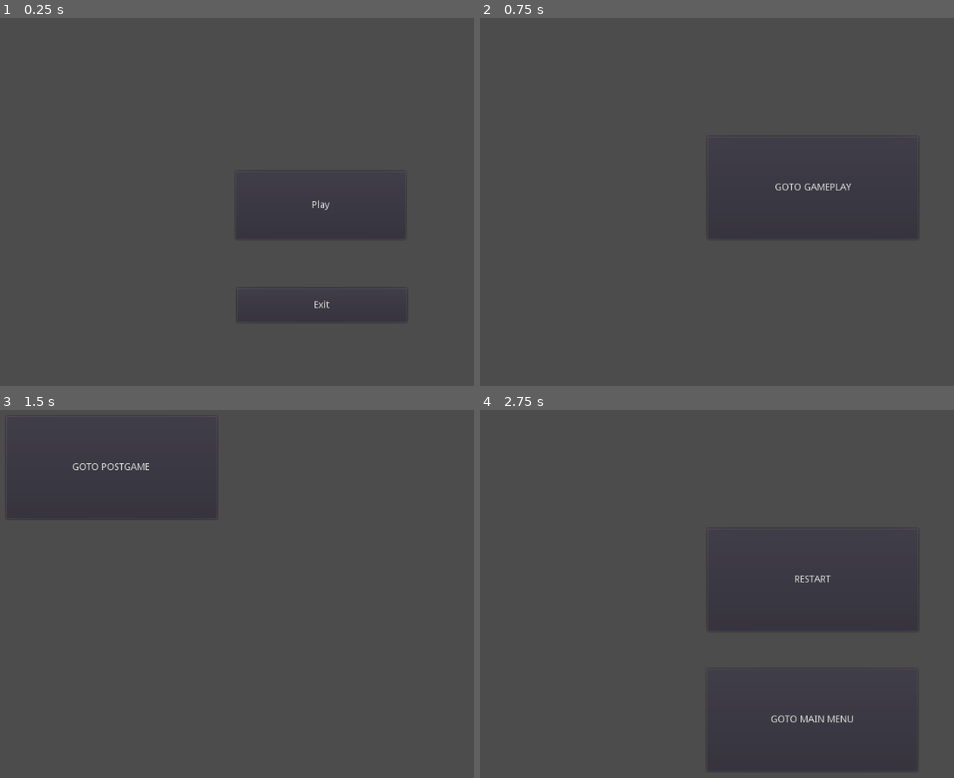
Above: before the commit, frames 1-4 (two rows, left to right).
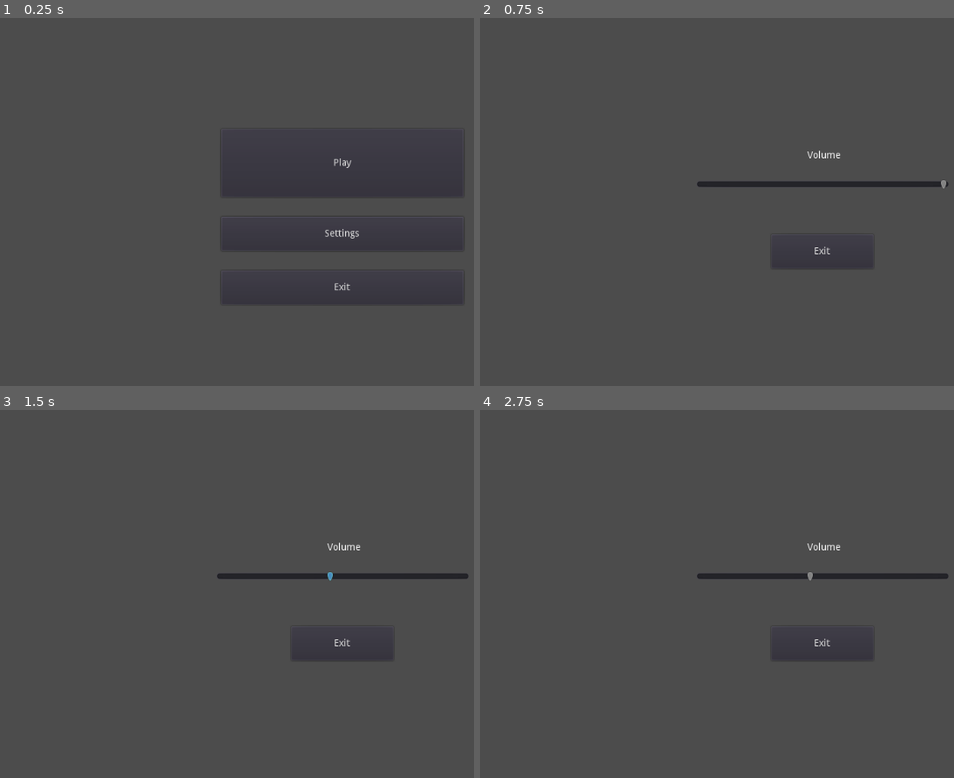
Above: after the commit, the same moments.

Repository: stranker/WizardAndCookies_Godot
Game: Godot game, scene res://Scenes/MainMenu.tscn
Same seed, same stepped clock (60 frames per second), same inputs: the game is played once before the commit and once after it.
Inputs (mouse positions are in pixels of both pictures, inside the frame that each line leads up to):
- Up to frame 1 (0.25 s): no input
- Up to frame 2 (0.75 s): click (821, 235) at 0.5 s, where only the run after the commit has a clickable "Settings"
- Up to frame 3 (1.5 s): click (331, 579) at 1.25 s, where only the run before the commit has a clickable "GOTO GAMEPLAY"
- Up to frame 4 (2.75 s): click (593, 468) at 2 s, where only the run before the commit has a clickable "GOTO POSTGAME"

The runs differ from the first frame. In frame 1, 0.5% of the frame differs, in the area x 49-96%, y 38-83%; in frame 2, 1.0%; in frame 3, 1.3%, in the area x 3-99%, y 14-68%; in frame 4, 1.2%.

Commit message:
Add Vbox Containers in main menu & Settings sliders

Diff:
--- /dev/null
+++ b/Objects/VolumeSlider.gd
@@ -0,0 +1,12 @@
+extends HSlider
+
+export var audio_bus_name := "Master"
+onready var _bus := AudioServer.get_bus_index(audio_bus_name)
+
+func _ready() -> void:
+	value = db2linear(AudioServer.get_bus_volume_db(_bus))
+	pass
+
+func _on_VolumeSlider_value_changed(value):
+	AudioServer.set_bus_volume_db(_bus, linear2db(value))
+	pass
--- a/Scenes/MainMenu.gd
+++ b/Scenes/MainMenu.gd
@@ -1,16 +1,8 @@
 extends Control
 
 onready var SceneManager = get_node("/root/SceneManager")
-
-# Called when the node enters the scene tree for the first time.
-func _ready():
-	pass # Replace with function body.
-
-
-# Called every frame. 'delta' is the elapsed time since the previous frame.
-#func _process(delta):
-#	pass
-
+onready var MainMenuPanel = $MarginContainer/MainMenuPanel
+onready var SettingsPanel = $MarginContainer/SettingsPanel
 
 func _on_PlayBtn_pressed():
 	SceneManager.change_scene(SceneManager.SCENES.CHARACTER_SELECTION)
@@ -19,3 +11,15 @@
 func _on_ExitBtn_pressed():
 	get_tree().quit()
 	pass # Replace with function body.
+
+
+func _on_SettingsBtn_pressed():
+	MainMenuPanel.visible = false
+	SettingsPanel.visible = true
+	pass # Replace with function body.
+
+
+func _on_SettingsExitBtn_pressed():
+	MainMenuPanel.visible = true
+	SettingsPanel.visible = false
+	pass # Replace with function body.
--- a/Scenes/MainMenu.tscn
+++ b/Scenes/MainMenu.tscn
@@ -1,6 +1,7 @@
-[gd_scene load_steps=2 format=2]
+[gd_scene load_steps=3 format=2]
 
 [ext_resource path="res://Scenes/MainMenu.gd" type="Script" id=1]
+[ext_resource path="res://Objects/VolumeSlider.gd" type="Script" id=2]
 
 [node name="Control" type="Control"]
 anchor_right = 1.0
@@ -10,28 +11,135 @@
 "_edit_use_anchors_": false
 }
 
-[node name="PlayBtn" type="Button" parent="."]
-anchor_left = 0.347
-anchor_top = 0.388
-anchor_right = 0.591
-anchor_bottom = 0.555
-margin_left = -0.328003
-margin_top = 0.199997
-margin_right = -0.184021
+[node name="MarginContainer" type="MarginContainer" parent="."]
+anchor_right = 1.0
+anchor_bottom = 1.0
+custom_constants/margin_right = 120
+custom_constants/margin_top = 80
+custom_constants/margin_left = 120
+custom_constants/margin_bottom = 80
+__meta__ = {
+"_edit_use_anchors_": false
+}
+
+[node name="MainMenuPanel" type="Control" parent="MarginContainer"]
+margin_left = 120.0
+margin_top = 80.0
+margin_right = 904.0
+margin_bottom = 520.0
+__meta__ = {
+"_edit_use_anchors_": false
+}
+
+[node name="VBoxContainer" type="VBoxContainer" parent="MarginContainer/MainMenuPanel"]
+anchor_left = 0.5
+anchor_top = 0.5
+anchor_right = 0.5
+anchor_bottom = 0.5
+margin_left = -178.0
+margin_top = -203.5
+margin_right = 178.0
+margin_bottom = 203.5
+custom_constants/separation = 29
+alignment = 1
+__meta__ = {
+"_edit_use_anchors_": false
+}
+
+[node name="PlayBtn" type="Button" parent="MarginContainer/MainMenuPanel/VBoxContainer"]
+margin_top = 74.0
+margin_right = 356.0
+margin_bottom = 174.0
+rect_min_size = Vector2( 0, 100 )
 text = "Play"
 __meta__ = {
 "_edit_use_anchors_": false
 }
 
-[node name="ExitBtn" type="Button" parent="."]
-anchor_left = 0.349
-anchor_top = 0.675
-anchor_right = 0.593
-anchor_bottom = 0.758
-margin_left = -0.376007
-margin_right = -0.232056
-margin_bottom = 0.199982
+[node name="SettingsBtn" type="Button" parent="MarginContainer/MainMenuPanel/VBoxContainer"]
+margin_top = 203.0
+margin_right = 356.0
+margin_bottom = 253.0
+rect_min_size = Vector2( 0, 50 )
+size_flags_vertical = 0
+text = "Settings"
+__meta__ = {
+"_edit_use_anchors_": false
+}
+
+[node name="ExitBtn" type="Button" parent="MarginContainer/MainMenuPanel/VBoxContainer"]
+margin_top = 282.0
+margin_right = 356.0
+margin_bottom = 332.0
+rect_min_size = Vector2( 356, 50 )
 text = "Exit"
+__meta__ = {
+"_edit_use_anchors_": false
+}
 
-[connection signal="pressed" from="PlayBtn" to="." method="_on_PlayBtn_pressed"]
-[connection signal="pressed" from="ExitBtn" to="." method="_on_ExitBtn_pressed"]
+[node name="SettingsPanel" type="Control" parent="MarginContainer"]
+visible = false
+margin_left = 120.0
+margin_top = 80.0
+margin_right = 904.0
+margin_bottom = 520.0
+
+[node name="VBoxContainer" type="VBoxContainer" parent="MarginContainer/SettingsPanel"]
+anchor_left = 0.5
+anchor_top = 0.5
+anchor_right = 0.5
+anchor_bottom = 0.5
+margin_left = -185.5
+margin_top = -56.5
+margin_right = 185.5
+margin_bottom = 56.5
+custom_constants/separation = 66
+__meta__ = {
+"_edit_use_anchors_": false
+}
+
+[node name="VolumeSlider" type="HSlider" parent="MarginContainer/SettingsPanel/VBoxContainer"]
+margin_right = 371.0
+margin_bottom = 16.0
+max_value = 1.0
+step = 0.05
+script = ExtResource( 2 )
+
+[node name="Label" type="Label" parent="MarginContainer/SettingsPanel/VBoxContainer/VolumeSlider"]
+anchor_left = 0.5
+anchor_right = 0.5
+margin_left = -86.0
+margin_top = -40.5
+margin_right = 90.0
+margin_bottom = -21.5
+rect_pivot_offset = Vector2( 1057, -227 )
+text = "Volume"
+align = 1
+__meta__ = {
+"_edit_use_anchors_": false
+}
+
+[node name="HBoxContainer" type="HBoxContainer" parent="MarginContainer/SettingsPanel/VBoxContainer"]
+margin_top = 82.0
+margin_right = 371.0
+margin_bottom = 132.0
+alignment = 1
+
+[node name="SettingsExitBtn" type="Button" parent="MarginContainer/SettingsPanel/VBoxContainer/HBoxContainer"]
+margin_left = 110.0
+margin_right = 260.0
+margin_bottom = 50.0
+rect_min_size = Vector2( 150, 50 )
+size_flags_horizontal = 0
+size_flags_vertical = 0
+text = "Exit"
+__meta__ = {
+"_edit_use_anchors_": false
+}
+
+[connection signal="pressed" from="MarginContainer/MainMenuPanel/VBoxContainer/PlayBtn" to="." method="_on_PlayBtn_pressed"]
+[connection signal="pressed" from="MarginContainer/MainMenuPanel/VBoxContainer/SettingsBtn" to="." method="_on_SettingsBtn_pressed"]
+[connection signal="pressed" from="MarginContainer/MainMenuPanel/VBoxContainer/ExitBtn" to="." method="_on_ExitBtn_pressed"]
+[connection signal="mouse_exited" from="MarginContainer/SettingsPanel/VBoxContainer/VolumeSlider" to="MarginContainer/SettingsPanel/VBoxContainer/VolumeSlider" method="release_focus"]
+[connection signal="value_changed" from="MarginContainer/SettingsPanel/VBoxContainer/VolumeSlider" to="MarginContainer/SettingsPanel/VBoxContainer/VolumeSlider" method="_on_VolumeSlider_value_changed"]
+[connection signal="pressed" from="MarginContainer/SettingsPanel/VBoxContainer/HBoxContainer/SettingsExitBtn" to="." method="_on_SettingsExitBtn_pressed"]
